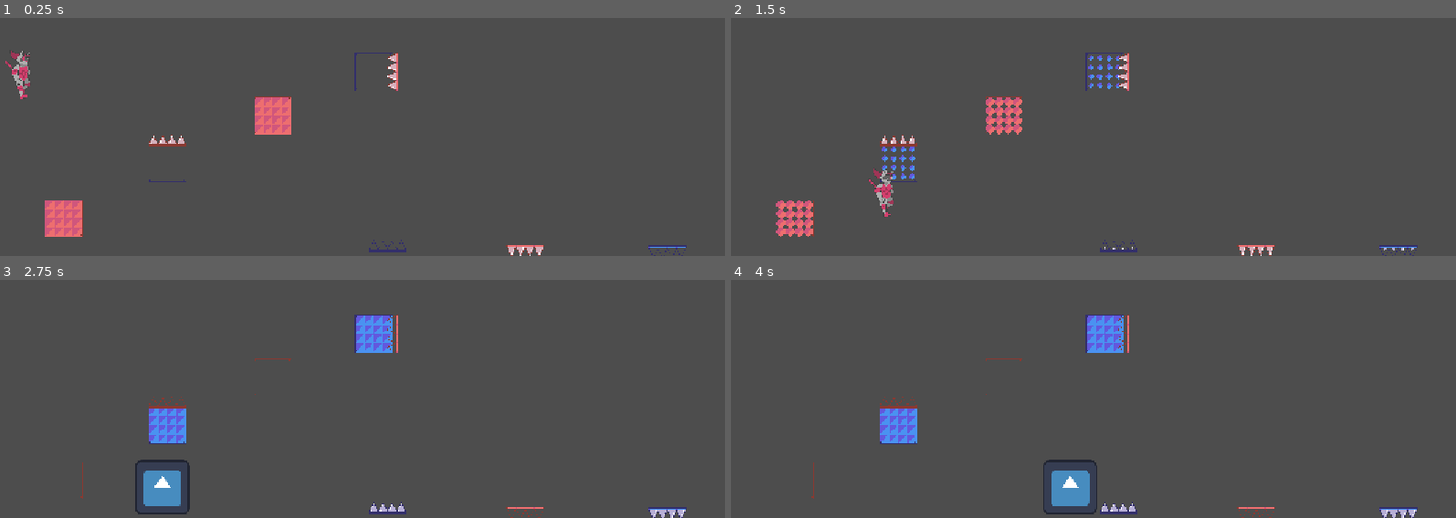
Above: before the commit, frames 1-4 (two rows, left to right).
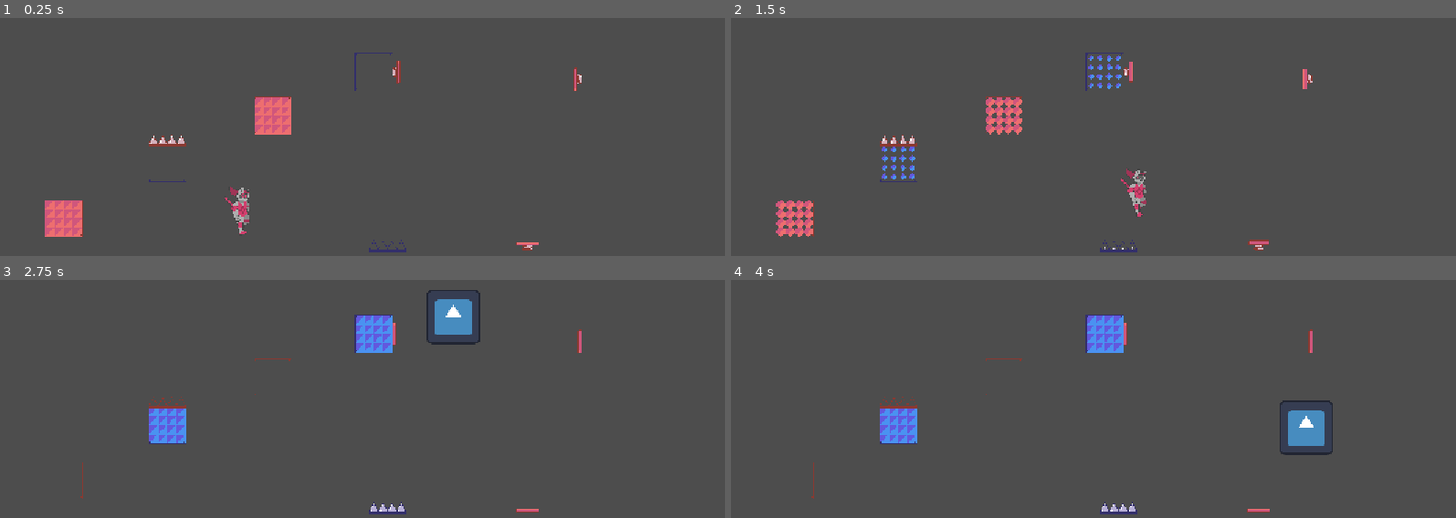
Above: after the commit, the same moments.

Repository: MatheoBrassart/The-Adventure-of-Beep-n-Boo-p
Game: Godot game, scene res://scenes/levels/level_test.tscn
The game is run twice, just before and just after one commit, with the same random seed, the same clock (stepped at 60 frames per second) and the same inputs. The engine's default icon, where the game draws it, is replaced by a stand-in: a white triangle on a blue panel in a dark square.
Inputs:
- Up to frame 1 (0.25 s): no input
- Up to frame 2 (1.5 s): hold D (move_right) from 0.53 s (still down); tap Shift (switch_character) at 0.6, 1.35 s; tap Space (jump) at 0.77 s
- Up to frame 3 (2.75 s): tap Space (jump) at 1.52 s; release D (move_right) at 2.03 s; hold A (move_left) from 2.03 s (still down); tap Shift (switch_character) at 2.1 s
- Up to frame 4 (4 s): release A (move_left) at 2.78 s; hold D (move_right) from 2.78 s (still down); tap Shift (switch_character) at 2.85, 3.6 s; tap Space (jump) at 3.02, 3.77 s

The runs differ from the first frame. In frame 1, 1.1% of the frame differs, in the area x 0-95%, y 13-100%; in frame 2, 1.1%; in frame 3, 2.5%, in the area x 18-95%, y 4-100%; in frame 4, 2.4%.

Commit message:
Spring Animation

Diff:
--- a/the-adventure-of-beep-n'-boop/scenes/level design elements/ressort_change.tscn
+++ b/the-adventure-of-beep-n'-boop/scenes/level design elements/ressort_change.tscn
@@ -1,51 +1,84 @@
-[gd_scene load_steps=22 format=3 uid="uid://dxd3i08icmkgx"]
+[gd_scene load_steps=31 format=3 uid="uid://dxd3i08icmkgx"]
 
 [ext_resource type="Script" uid="uid://c5jbydwicia22" path="res://scripts/ressort_change.gd" id="1_60jv4"]
 [ext_resource type="Texture2D" uid="uid://bsl7tx06gieow" path="res://assets/BlocChange.png" id="2_dpxw5"]
-
-[sub_resource type="AtlasTexture" id="AtlasTexture_hrs60"]
-atlas = ExtResource("2_dpxw5")
-region = Rect2(132, 198, 66, 66)
-
-[sub_resource type="AtlasTexture" id="AtlasTexture_qf5om"]
-atlas = ExtResource("2_dpxw5")
-region = Rect2(66, 198, 66, 66)
-
-[sub_resource type="AtlasTexture" id="AtlasTexture_mclrw"]
-atlas = ExtResource("2_dpxw5")
-region = Rect2(0, 132, 66, 66)
-
-[sub_resource type="AtlasTexture" id="AtlasTexture_wpgd5"]
-atlas = ExtResource("2_dpxw5")
+[ext_resource type="Texture2D" uid="uid://dhu5nxoq6koll" path="res://assets/RessortChangeSpritesheet.png" id="2_nphtc"]
+
+[sub_resource type="AtlasTexture" id="AtlasTexture_sogsb"]
+atlas = ExtResource("2_nphtc")
+region = Rect2(132, 66, 66, 66)
+
+[sub_resource type="AtlasTexture" id="AtlasTexture_xqqa5"]
+atlas = ExtResource("2_nphtc")
+region = Rect2(66, 66, 66, 66)
+
+[sub_resource type="AtlasTexture" id="AtlasTexture_hx3ky"]
+atlas = ExtResource("2_nphtc")
+region = Rect2(0, 0, 66, 66)
+
+[sub_resource type="AtlasTexture" id="AtlasTexture_i88c5"]
+atlas = ExtResource("2_nphtc")
+region = Rect2(66, 0, 66, 66)
+
+[sub_resource type="AtlasTexture" id="AtlasTexture_5fbpb"]
+atlas = ExtResource("2_nphtc")
+region = Rect2(132, 0, 66, 66)
+
+[sub_resource type="AtlasTexture" id="AtlasTexture_d2r1o"]
+atlas = ExtResource("2_nphtc")
+region = Rect2(198, 0, 66, 66)
+
+[sub_resource type="AtlasTexture" id="AtlasTexture_i75qj"]
+atlas = ExtResource("2_nphtc")
+region = Rect2(0, 0, 66, 66)
+
+[sub_resource type="AtlasTexture" id="AtlasTexture_0hvwu"]
+atlas = ExtResource("2_nphtc")
+region = Rect2(198, 0, 66, 66)
+
+[sub_resource type="AtlasTexture" id="AtlasTexture_dpxw5"]
+atlas = ExtResource("2_nphtc")
 region = Rect2(66, 132, 66, 66)
 
-[sub_resource type="AtlasTexture" id="AtlasTexture_euwhr"]
-atlas = ExtResource("2_dpxw5")
+[sub_resource type="AtlasTexture" id="AtlasTexture_nphtc"]
+atlas = ExtResource("2_nphtc")
 region = Rect2(132, 132, 66, 66)
 
-[sub_resource type="AtlasTexture" id="AtlasTexture_d45cc"]
-atlas = ExtResource("2_dpxw5")
+[sub_resource type="AtlasTexture" id="AtlasTexture_5j25w"]
+atlas = ExtResource("2_nphtc")
 region = Rect2(198, 132, 66, 66)
 
-[sub_resource type="AtlasTexture" id="AtlasTexture_ny5di"]
-atlas = ExtResource("2_dpxw5")
-region = Rect2(0, 132, 66, 66)
-
-[sub_resource type="AtlasTexture" id="AtlasTexture_50fo3"]
-atlas = ExtResource("2_dpxw5")
-region = Rect2(198, 132, 66, 66)
+[sub_resource type="AtlasTexture" id="AtlasTexture_ln3yn"]
+atlas = ExtResource("2_nphtc")
+region = Rect2(264, 132, 66, 66)
+
+[sub_resource type="AtlasTexture" id="AtlasTexture_0cy2o"]
+atlas = ExtResource("2_nphtc")
+region = Rect2(330, 132, 66, 66)
+
+[sub_resource type="AtlasTexture" id="AtlasTexture_lg50f"]
+atlas = ExtResource("2_nphtc")
+region = Rect2(396, 132, 66, 66)
+
+[sub_resource type="AtlasTexture" id="AtlasTexture_6tjrq"]
+atlas = ExtResource("2_nphtc")
+region = Rect2(462, 132, 66, 66)
+
+[sub_resource type="AtlasTexture" id="AtlasTexture_hg2lp"]
+atlas = ExtResource("2_nphtc")
+region = Rect2(0, 0, 66, 66)
 
 [sub_resource type="SpriteFrames" id="SpriteFrames_canlg"]
 animations = [{
 "frames": [{
 "duration": 1.0,
-"texture": SubResource("AtlasTexture_hrs60")
-}, {
-"duration": 1.0,
-"texture": SubResource("AtlasTexture_qf5om")
-}, {
-"duration": 1.0,
-"texture": SubResource("AtlasTexture_mclrw")
+"texture": SubResource("AtlasTexture_sogsb")
+}, {
+"duration": 1.0,
+"texture": SubResource("AtlasTexture_xqqa5")
+}, {
+"duration": 1.0,
+"texture": SubResource("AtlasTexture_hx3ky")
 }],
 "loop": false,
 "name": &"activating",
@@ -53,13 +86,13 @@
 }, {
 "frames": [{
 "duration": 1.0,
-"texture": SubResource("AtlasTexture_wpgd5")
-}, {
-"duration": 1.0,
-"texture": SubResource("AtlasTexture_euwhr")
-}, {
-"duration": 1.0,
-"texture": SubResource("AtlasTexture_d45cc")
+"texture": SubResource("AtlasTexture_i88c5")
+}, {
+"duration": 1.0,
+"texture": SubResource("AtlasTexture_5fbpb")
+}, {
+"duration": 1.0,
+"texture": SubResource("AtlasTexture_d2r1o")
 }],
 "loop": false,
 "name": &"deactivating",
@@ -67,7 +100,7 @@
 }, {
 "frames": [{
 "duration": 1.0,
-"texture": SubResource("AtlasTexture_ny5di")
+"texture": SubResource("AtlasTexture_i75qj")
 }],
 "loop": false,
 "name": &"defaultActive",
@@ -75,10 +108,39 @@
 }, {
 "frames": [{
 "duration": 1.0,
-"texture": SubResource("AtlasTexture_50fo3")
+"texture": SubResource("AtlasTexture_0hvwu")
 }],
 "loop": false,
 "name": &"defaultInactive",
+"speed": 12.0
+}, {
+"frames": [{
+"duration": 1.0,
+"texture": SubResource("AtlasTexture_dpxw5")
+}, {
+"duration": 1.0,
+"texture": SubResource("AtlasTexture_nphtc")
+}, {
+"duration": 1.0,
+"texture": SubResource("AtlasTexture_5j25w")
+}, {
+"duration": 1.0,
+"texture": SubResource("AtlasTexture_ln3yn")
+}, {
+"duration": 1.0,
+"texture": SubResource("AtlasTexture_0cy2o")
+}, {
+"duration": 1.0,
+"texture": SubResource("AtlasTexture_lg50f")
+}, {
+"duration": 1.0,
+"texture": SubResource("AtlasTexture_6tjrq")
+}, {
+"duration": 1.0,
+"texture": SubResource("AtlasTexture_hg2lp")
+}],
+"loop": false,
+"name": &"used",
 "speed": 12.0
 }]
 
@@ -162,23 +224,23 @@
 }]
 
 [sub_resource type="RectangleShape2D" id="RectangleShape2D_i3sln"]
-size = Vector2(14, 10)
+size = Vector2(9.5, 10.4)
 
 [node name="RessortChange" type="Area2D" groups=["PicsChange"]]
 z_index = 1
-rotation = 3.1415927
 script = ExtResource("1_60jv4")
 
 [node name="AnimatedSprite2DRessortChangeBeep" type="AnimatedSprite2D" parent="."]
 sprite_frames = SubResource("SpriteFrames_canlg")
-animation = &"activating"
+animation = &"used"
 
 [node name="AnimatedSprite2DRessortChangeBoop" type="AnimatedSprite2D" parent="."]
+visible = false
 sprite_frames = SubResource("SpriteFrames_hrs60")
 animation = &"activating"
 
 [node name="CollisionShape2D" type="CollisionShape2D" parent="."]
-position = Vector2(2.5352608e-06, 29)
+position = Vector2(4.7683716e-07, 26.5)
 scale = Vector2(4, 1.25)
 shape = SubResource("RectangleShape2D_i3sln")
 
--- a/the-adventure-of-beep-n'-boop/scenes/levels/level_test.tscn
+++ b/the-adventure-of-beep-n'-boop/scenes/levels/level_test.tscn
@@ -11,7 +11,7 @@
 [node name="LevelTest" type="Node2D"]
 
 [node name="Player" parent="." instance=ExtResource("1_jp5fc")]
-position = Vector2(49, 341)
+position = Vector2(409, 565)
 
 [node name="StaticBody2D" type="StaticBody2D" parent="."]
 position = Vector2(4, 406)
@@ -42,12 +42,16 @@
 WHICH_CHARACTER_IS_IT = 1
 
 [node name="RessortChange" parent="." instance=ExtResource("4_4ptlp")]
-position = Vector2(872, 704)
+position = Vector2(876, 647)
 
 [node name="RessortChange2" parent="." instance=ExtResource("4_4ptlp")]
-position = Vector2(1105, 706)
+position = Vector2(1089, 645)
 WHICH_CHARACTER_IS_IT = 1
 
 [node name="RessortChange3" parent="." instance=ExtResource("4_4ptlp")]
-position = Vector2(631, 387)
+position = Vector2(687, 387)
+rotation = 1.5707964
+
+[node name="RessortChange4" parent="." instance=ExtResource("4_4ptlp")]
+position = Vector2(931, 399)
 rotation = -1.5707964
--- a/the-adventure-of-beep-n'-boop/scripts/player.gd
+++ b/the-adventure-of-beep-n'-boop/scripts/player.gd
@@ -37,9 +37,9 @@
 	# Add the gravity and reduced decceleration when in the air
 	if not is_on_floor():
 		velocity += get_gravity() * GRAVITY_MULTIPLIER * delta
-		DECCELERATION = 30
+		ACCELERATION = 20
 	else:
-		DECCELERATION = 70
+		ACCELERATION = 50
 
 	# Handle jump
 	if Input.is_action_just_pressed("jump") and is_on_floor():
--- a/the-adventure-of-beep-n'-boop/scripts/ressort_change.gd
+++ b/the-adventure-of-beep-n'-boop/scripts/ressort_change.gd
@@ -66,7 +66,10 @@
 func _on_body_entered(body: Node2D) -> void:
 
 	if body.is_in_group("Player") == true:
-		if ressortChange2D.rotation_degrees == 180:
+		rightSprite.play("used")
+		if ressortChange2D.rotation_degrees == 0:
 			body.velocity.y = RESSORT_VELOCITY * -1
+		elif ressortChange2D.rotation_degrees == 90:
+			body.velocity.x = move_toward(body.velocity.x, RESSORT_VELOCITY, RESSORT_VELOCITY )
 		elif ressortChange2D.rotation_degrees == -90:
-			body.velocity.x = move_toward(body.velocity.x, RESSORT_VELOCITY * 2, RESSORT_VELOCITY * 2)
+			body.velocity.x = move_toward(body.velocity.x, RESSORT_VELOCITY * -1, RESSORT_VELOCITY)
Binary file added: the-adventure-of-beep-n'-boop/assets/RessortChangeSpritesheet.png
Not shown, added: the-adventure-of-beep-n'-boop/assets/RessortChangeSpritesheet.png.import
